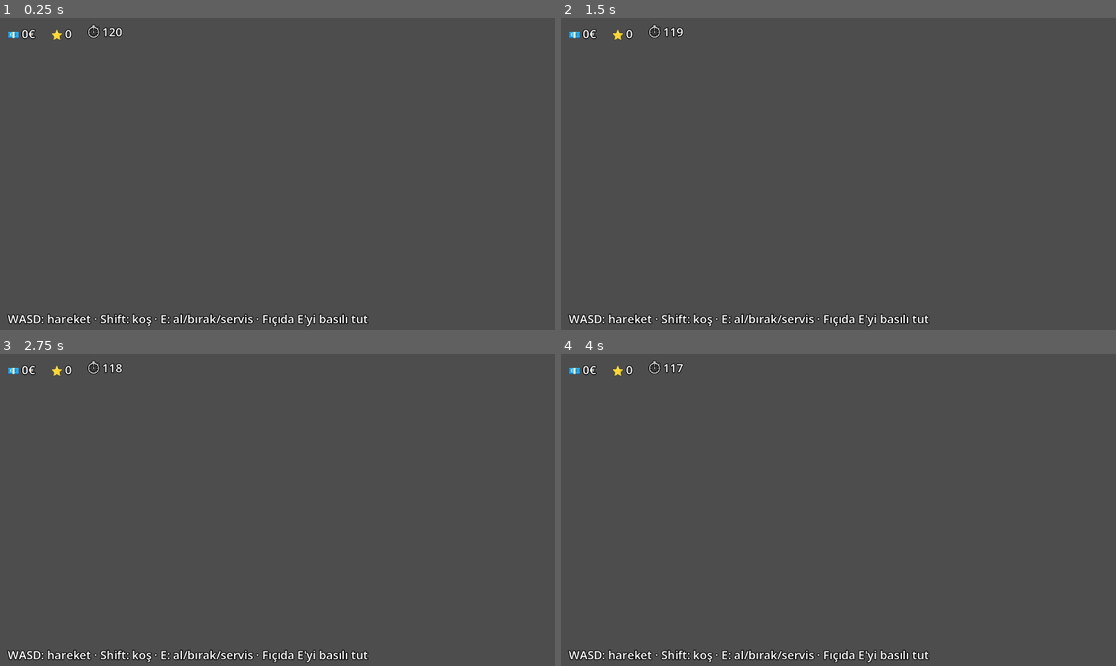
Above: before the commit, frames 1-4 (two rows, left to right).
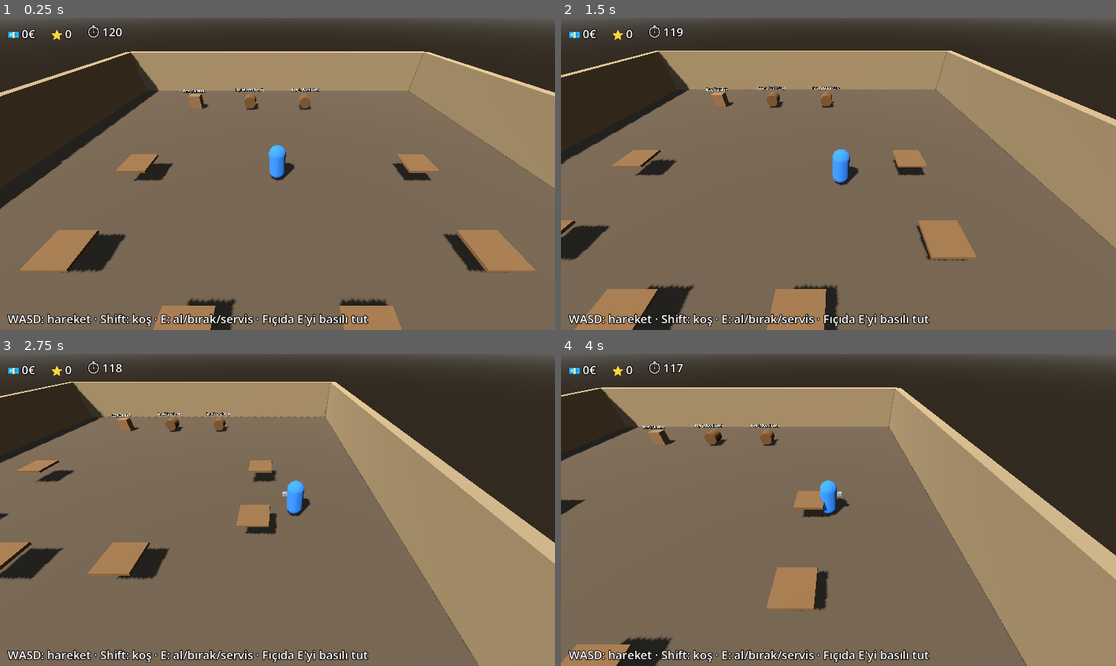
Above: after the commit, the same moments.

Repository: sysexperts/oktoberfest
Game: Godot game, scene res://scenes/main.tscn
The game is run twice, just before and just after one commit, with the same random seed, the same clock (stepped at 60 frames per second) and the same inputs.
Inputs:
- Up to frame 1 (0.25 s): no input
- Up to frame 2 (1.5 s): hold D (move_right) 0.53-1.28 s; hold E (interact) 0.53-1.28 s; hold S (move_back) from 1.28 s (still down); tap E (interact) at 1.35 s
- Up to frame 3 (2.75 s): release S (move_back) at 2.03 s; hold D (move_right) from 2.03 s (still down); hold Shift (sprint) from 2.03 s (still down); tap E (interact) at 2.3 s
- Up to frame 4 (4 s): release D (move_right) at 2.78 s; release Shift (sprint) at 2.78 s; hold W (move_forward) 2.78-3.53 s; tap E (interact) at 2.85 s; hold A (move_left) from 3.53 s (still down); hold E (interact) from 3.53 s (still down)

The runs differ from the first frame. In frame 1, 95% of the frame differs, in the area x 0-100%, y 1-100%; in frame 2, 95%; in frame 3, 95%; in frame 4, 95%.
Error before the commit: Parse Error: Cannot infer the type of "to" variable because the value doesn't have a set type. (res://scripts/player.gd:122)

Commit message:
Fix: player _update_target'ta Variant node'u Node3D'ye cast et
get_nodes_in_group Variant dondurur; node.global_position tip cikarimini
bozuyordu (player.gd:122). 'as Node3D' cast ile giderildi.

Co-Authored-By: Claude Opus 4.8 <noreply@anthropic.com>

Diff:
--- a/scripts/player.gd
+++ b/scripts/player.gd
@@ -117,9 +117,10 @@
 	for node in get_tree().get_nodes_in_group("interactable"):
 		if node == held:
 			continue
-		if not (node is Node3D):
+		var n3 := node as Node3D
+		if n3 == null:
 			continue
-		var to := (node.global_position - global_position)
+		var to: Vector3 = n3.global_position - global_position
 		to.y = 0
 		var dist := to.length()
 		if dist > INTERACT_RANGE:
@@ -130,7 +131,7 @@
 		var s := facing / maxf(dist, 0.1)
 		if s > best_score:
 			best_score = s
-			best = node
+			best = n3
 	_current_target = best
 	_update_highlight()
 
